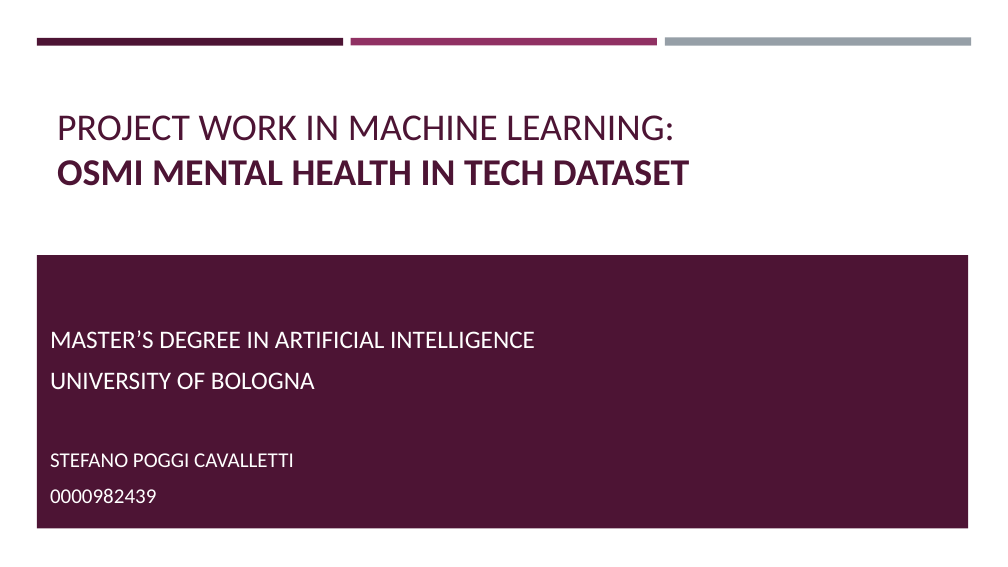
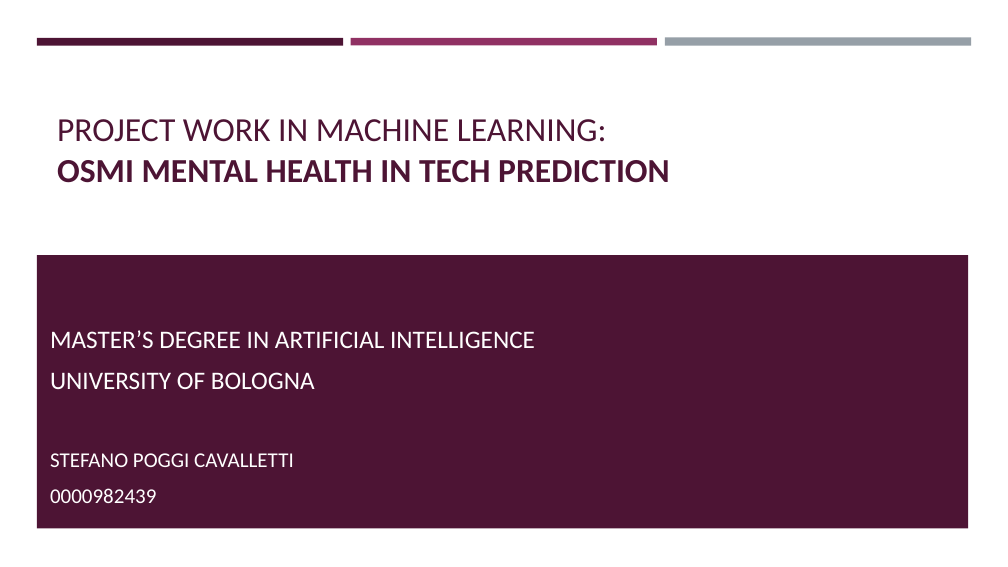
Before and after one commit to stefanopc/Mental-Health-Tech-Prediction, a slide deck: slide 1 of ProjectWorkPPT.pptx. Drawn at 1008x567 pixels with LibreOffice and Linux fonts; fonts in the diff are those of the drawing. Boxes give left, top, right and bottom in pixels: in the first picture for what was removed or moved away, otherwise in the second. Text is boxed around its words. In the diff, an @@ line names an element or a change of style, - is before the commit and + after.

```diff
--- a/ProjectWorkPPT.pptx
+++ b/ProjectWorkPPT.pptx
@@ title at bbox=[57, 119, 670, 183]: text changed; size 36 to 32 pt; bold on @@
-PROJECT WORK IN MACHINE LEARNING:
-OSMI MENTAL HEALTH IN TECH DATASET
+PROJECT WORK IN MACHINE LEARNING:
+OSMI MENTAL HEALTH IN TECH PREDICTION
```
Also in this commit, not shown: 4 other slides changed, 1 other file.
